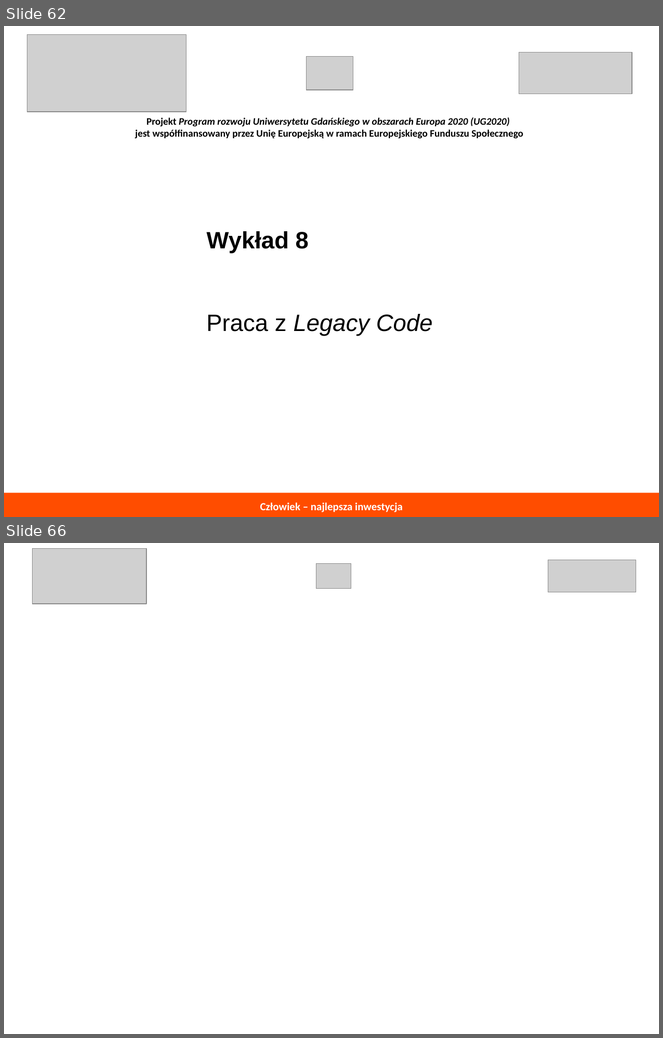
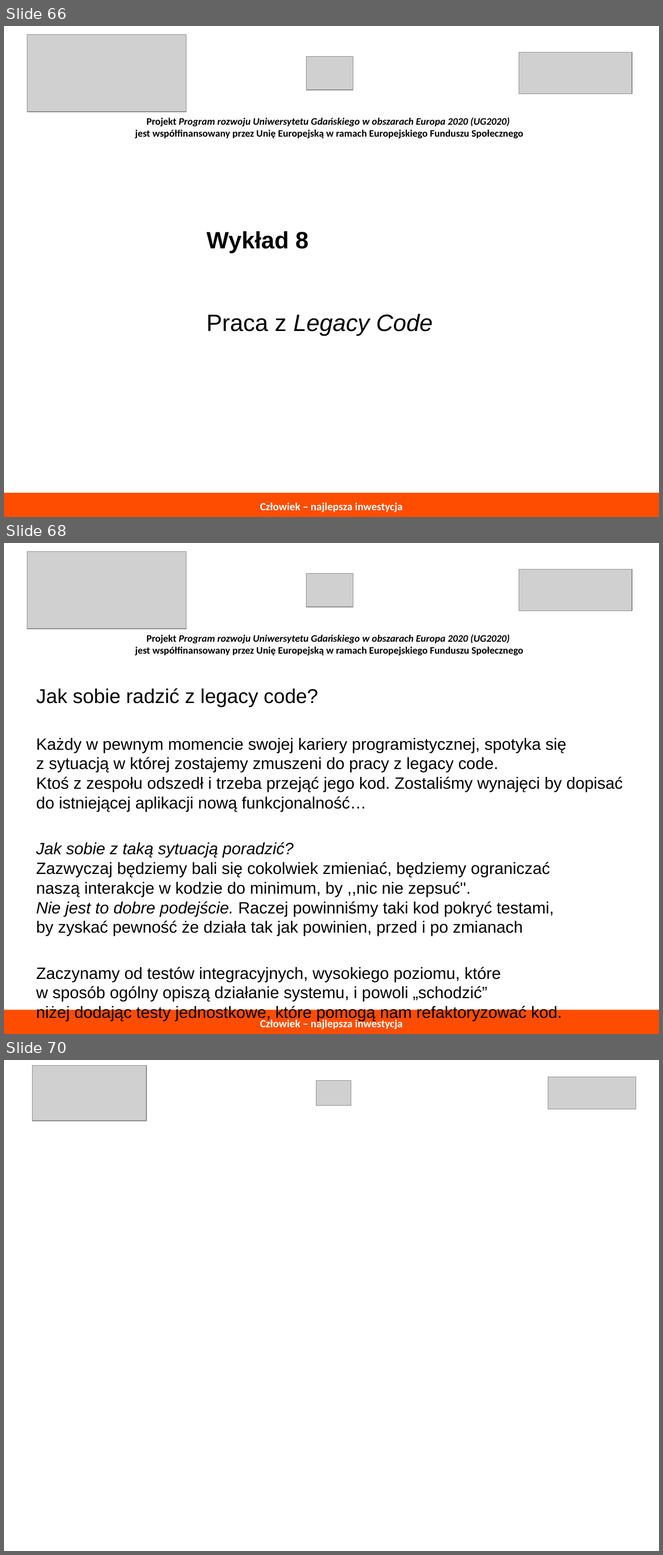
Before and after one commit to ljadanowski/syllabus-testowanie-aplikacji, a slide deck: todo/konspekt_wykladu.odp. Shown one above the other, each under a label of ours: slides 62 and 66 before the commit, slides 66, 68 and 70 after it; the slides between them are not shown. The pictures are 663x1038 and 663x1555 pixels, drawn with LibreOffice and Linux fonts; fonts in the diff are those of the drawing; grey boxes stand for pictures. Boxes give left, top, right and bottom in pixels: in the first picture for what was removed or moved away, otherwise in the second. Text is boxed around its words. In the diff, an @@ line names an element or a change of style, - is before the commit and + after.

```diff
--- a/todo/konspekt_wykladu.odp
+++ b/todo/konspekt_wykladu.odp
@@ slide 68 added at <box>4,543,659,1034</box>, background #FFFFFF @@
@@ group added at <box>27,551,632,656</box>: 3 pictures, 1 text @@
+Projekt Program rozwoju Uniwersytetu Gdańskiego w obszarach Europa 2020 (UG2020)
+jest współfinansowany przez Unię Europejską w ramach Europejskiego Funduszu Społecznego
@@ text added at <box>36,688,623,1002</box>, 18 pt, text #000000 @@
+Jak sobie radzić z legacy code?
+Każdy w pewnym momencie swojej kariery programistycznej, spotyka się
+z sytuacją w której zostajemy zmuszeni do pracy z legacy code.
+Ktoś z zespołu odszedł i trzeba przejąć jego kod. Zostaliśmy wynajęci by dopisać
+do istniejącej aplikacji nową funkcjonalność…
+Jak sobie z taką sytuacją poradzić?
+Zazwyczaj będziemy bali się cokolwiek zmieniać, będziemy ograniczać
+naszą interakcje w kodzie do minimum, by ,,nic nie zepsuć''.
+Nie jest to dobre podejście. Raczej powinniśmy taki kod pokryć testami,
+by zyskać pewność że działa tak jak powinien, przed i po zmianach
+Zaczynamy od testów integracyjnych, wysokiego poziomu, które
+w sposób ogólny opiszą działanie systemu, i powoli „schodzić”
+niżej dodając testy jednostkowe, które pomogą nam refaktoryzować kod.
@@ rectangle added at <box>4,1010,659,1034</box>, fill #FF4D00, 12 pt, text #FFFFFF, bold @@
+Człowiek – najlepsza inwestycja
@@ what was slide 62 is now slide 66 @@
@@ what was slide 66 is now slide 70 @@
```
Also in this commit, not shown: 4 slides changed, 3 other slides added, 1 other file.
